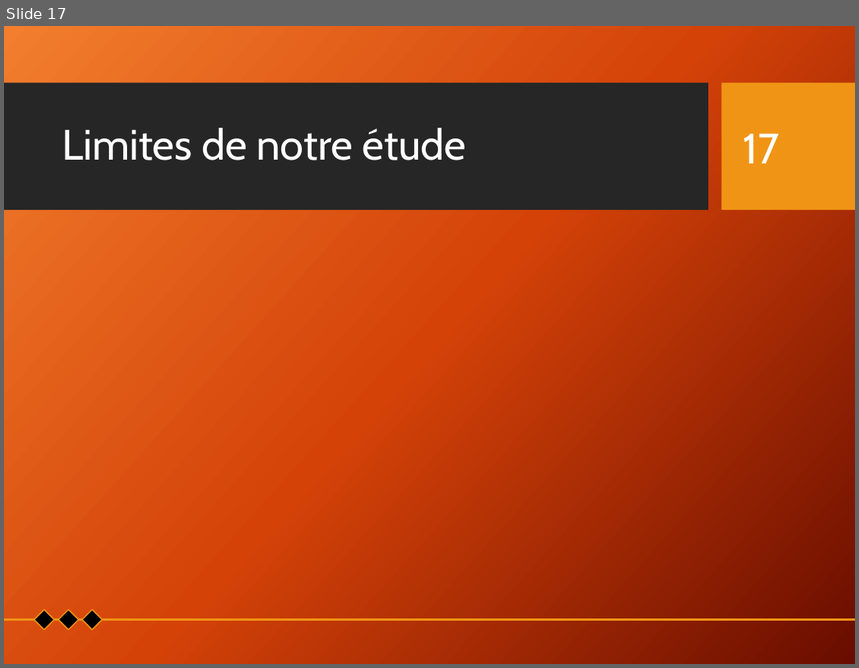
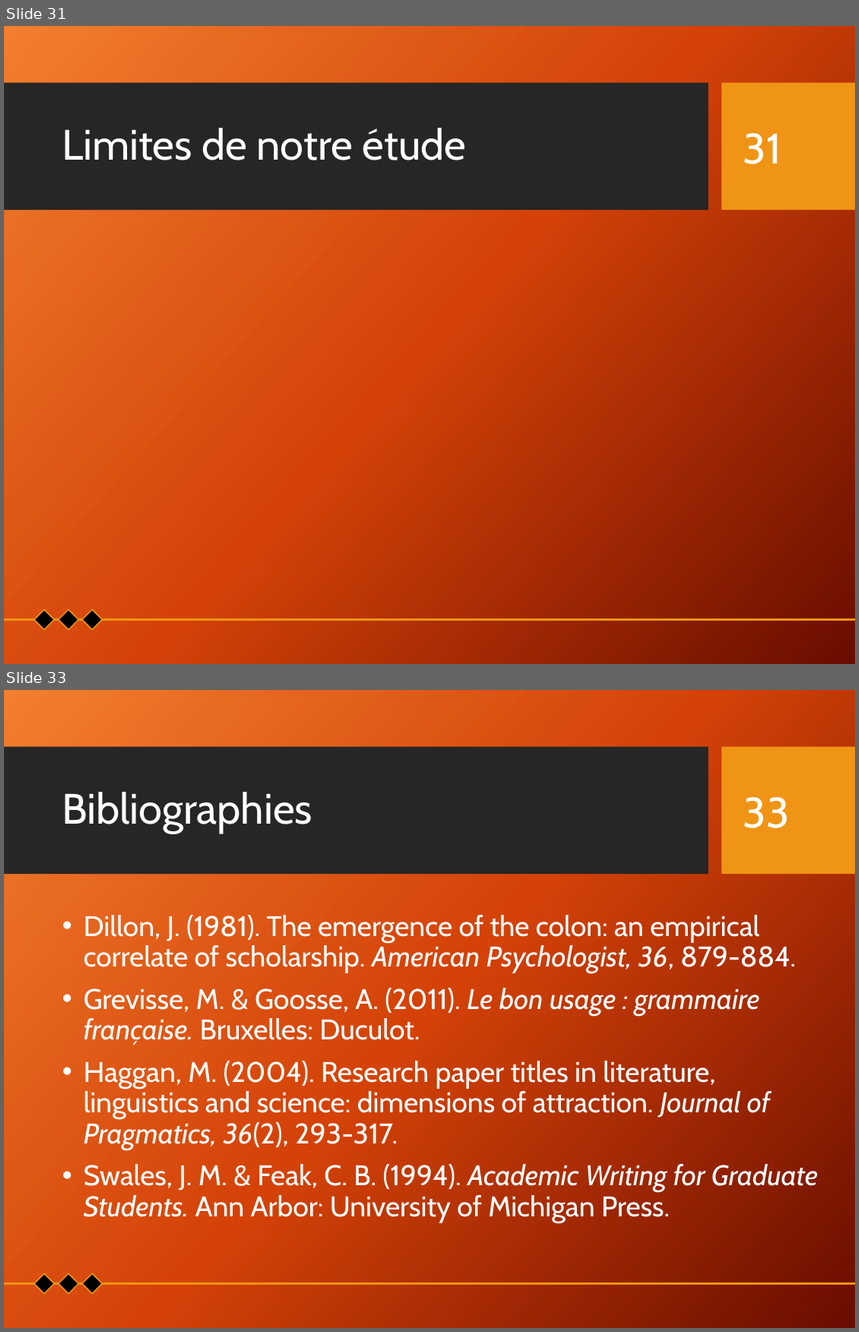
Before and after one commit to Xitog/tal, a slide deck: dossiers/Final - Présentation Projet de recherche.pptx. Shown one above the other, each under a label of ours: slide 17 before the commit, slides 31 and 33 after it; the slides between them are not shown. The pictures are 859x668 and 859x1332 pixels, drawn with LibreOffice and Linux fonts; fonts in the diff are those of the drawing; background and template pictures are left out. Boxes give left, top, right and bottom in pixels: in the first picture for what was removed or moved away, otherwise in the second. Text is boxed around its words. In the diff, an @@ line names an element or a change of style, - is before the commit and + after.

```diff
--- a/dossiers/Final - Présentation Projet de recherche.pptx
+++ b/dossiers/Final - Présentation Projet de recherche.pptx
@@ slide 33 added at (x1=4, y1=690, x2=855, y2=1328), background picture (left out); not listed: 2 template elements that a slide beside it also shows @@
@@ title added at (x1=62, y1=792, x2=313, y2=834), 36 pt, text #FFFFFF @@
+Bibliographies
@@ page number added at (x1=743, y1=797, x2=790, y2=828), 36 pt, text #FFFFFF @@
+33
@@ text added at (x1=84, y1=915, x2=818, y2=1223), 24 pt, text #FFFFFF @@
+• Dillon, J. (1981). The emergence of the colon: an empirical correlate of scholarship. American Psychologist, 36, 879-884.
+• Grevisse, M. & Goosse, A. (2011). Le bon usage : grammaire française. Bruxelles: Duculot.
+• Haggan, M. (2004). Research paper titles in literature, linguistics and science: dimensions of attraction. Journal of Pragmatics, 36(2), 293-317.
+• Swales, J. M. & Feak, C. B. (1994). Academic Writing for Graduate Students. Ann Arbor: University of Michigan Press.
@@ group added at (x1=4, y1=1274, x2=855, y2=1294): 3 diamonds, 1 line @@
@@ what was slide 17 is now slide 31 @@
@@ page number at (x1=743, y1=133, x2=781, y2=164): text changed @@
-17
+31
```
Also in this commit, not shown: 8 slides changed, 15 other slides added.
